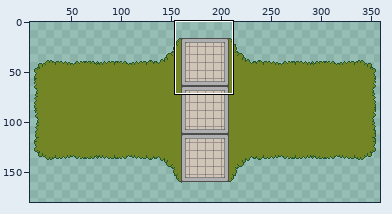
Sprite sheet -- assets/maps/Battlefield.png. Above, an overview of the earlier version with the close-up marked.
Close-up. Earlier state:
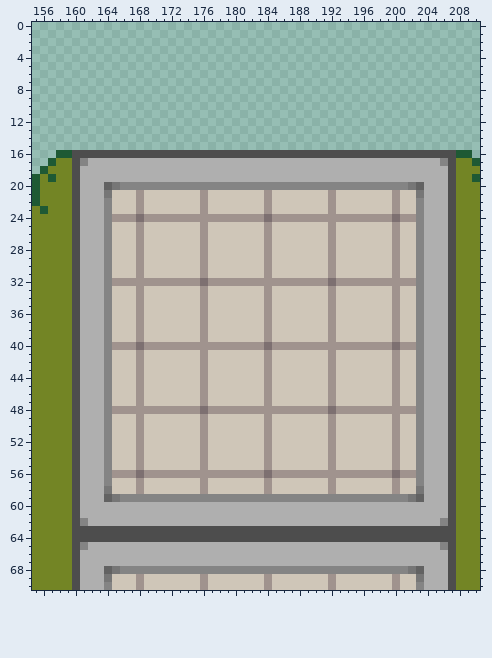
The file is 368x192 pixels. Shown: x 155..210, y 0..70. The wide view leaves out empty margins. The commit also changed other parts of the picture, which this record leaves out.
Now the later version:
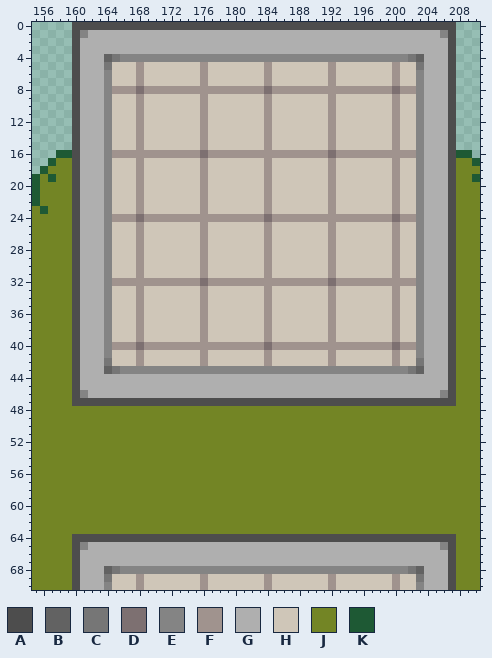
Palette (. is transparent): A #4d4d4d  B #626262  C #767676  D #7d7071  E #848484  F #a0938e  G #afafaf  H #cfc6b8  J #738525  K #1e5934
What changed:
Changed rows in their new state; - is an unchanged pixel.
first column x 160:
 0 AAAAAAAAAAAAAAAAAAAAAAAAAAAAAAAAAAAAAAAAAAAAAAAA
 1 AEGGGGGGGGGGGGGGGGGGGGGGGGGGGGGGGGGGGGGGGGGGGGEA
 2 AGGGGGGGGGGGGGGGGGGGGGGGGGGGGGGGGGGGGGGGGGGGGGGA
 3 AGGGGGGGGGGGGGGGGGGGGGGGGGGGGGGGGGGGGGGGGGGGGGGA
 4 AGGGBCEEEEEEEEEEEEEEEEEEEEEEEEEEEEEEEEEEEECBGGGA
 5 AGGGCHHHFHHHHHHHFHHHHHHHFHHHHHHHFHHHHHHHFHHCGGGA
 6 AGGGEHHHFHHHHHHHFHHHHHHHFHHHHHHHFHHHHHHHFHHEGGGA
 7 AGGGEHHHFHHHHHHHFHHHHHHHFHHHHHHHFHHHHHHHFHHEGGGA
 8 AGGGEFFFDFFFFFFFFFFFFFFFDFFFFFFFFFFFFFFFDFFEGGGA
 9 AGGGEHHHFHHHHHHHFHHHHHHHFHHHHHHHFHHHHHHHFHHEGGGA
10 AGGGEHHHFHHHHHHHFHHHHHHHFHHHHHHHFHHHHHHHFHHEGGGA
11 AGGGEHHHFHHHHHHHFHHHHHHHFHHHHHHHFHHHHHHHFHHEGGGA
12 AGGGEHHHFHHHHHHHFHHHHHHHFHHHHHHHFHHHHHHHFHHEGGGA
13 AGGGEHHHFHHHHHHHFHHHHHHHFHHHHHHHFHHHHHHHFHHEGGGA
14 AGGGEHHHFHHHHHHHFHHHHHHHFHHHHHHHFHHHHHHHFHHEGGGA
15 AGGGEHHHFHHHHHHHFHHHHHHHFHHHHHHHFHHHHHHHFHHEGGGA
16 -GGGEFFFFFFFFFFFDFFFFFFFFFFFFFFFDFFFFFFFFFFEGGG-
17 -G--EHHHFHHHHHHHFHHHHHHHFHHHHHHHFHHHHHHHFHHE--G-
18 ----EHHHFHHHHHHHFHHHHHHHFHHHHHHHFHHHHHHHFHHE----
19 ----EHHHFHHHHHHHFHHHHHHHFHHHHHHHFHHHHHHHFHHE----
20 ----EHHHFHHHHHHHFHHHHHHHFHHHHHHHFHHHHHHHFHHE----
21 ----E--------------------------------------E----
first column x 160:
42 ----C--------------------------------------C----
43 ----BCEEEEEEEEEEEEEEEEEEEEEEEEEEEEEEEEEEEECB----
44 ----GGGGGGGGGGGGGGGGGGGGGGGGGGGGGGGGGGGGGGGG----
45 ----GGGGGGGGGGGGGGGGGGGGGGGGGGGGGGGGGGGGGGGG----
46 -E--GGGGGGGGGGGGGGGGGGGGGGGGGGGGGGGGGGGGGGGG--E-
47 -AAAAAAAAAAAAAAAAAAAAAAAAAAAAAAAAAAAAAAAAAAAAAA-
48 JJJJJJJJJJJJJJJJJJJJJJJJJJJJJJJJJJJJJJJJJJJJJJJJ
49 JJJJJJJJJJJJJJJJJJJJJJJJJJJJJJJJJJJJJJJJJJJJJJJJ
50 JJJJJJJJJJJJJJJJJJJJJJJJJJJJJJJJJJJJJJJJJJJJJJJJ
51 JJJJJJJJJJJJJJJJJJJJJJJJJJJJJJJJJJJJJJJJJJJJJJJJ
52 JJJJJJJJJJJJJJJJJJJJJJJJJJJJJJJJJJJJJJJJJJJJJJJJ
53 JJJJJJJJJJJJJJJJJJJJJJJJJJJJJJJJJJJJJJJJJJJJJJJJ
54 JJJJJJJJJJJJJJJJJJJJJJJJJJJJJJJJJJJJJJJJJJJJJJJJ
55 JJJJJJJJJJJJJJJJJJJJJJJJJJJJJJJJJJJJJJJJJJJJJJJJ
56 JJJJJJJJJJJJJJJJJJJJJJJJJJJJJJJJJJJJJJJJJJJJJJJJ
57 JJJJJJJJJJJJJJJJJJJJJJJJJJJJJJJJJJJJJJJJJJJJJJJJ
58 JJJJJJJJJJJJJJJJJJJJJJJJJJJJJJJJJJJJJJJJJJJJJJJJ
59 JJJJJJJJJJJJJJJJJJJJJJJJJJJJJJJJJJJJJJJJJJJJJJJJ
60 JJJJJJJJJJJJJJJJJJJJJJJJJJJJJJJJJJJJJJJJJJJJJJJJ
61 JJJJJJJJJJJJJJJJJJJJJJJJJJJJJJJJJJJJJJJJJJJJJJJJ
62 JJJJJJJJJJJJJJJJJJJJJJJJJJJJJJJJJJJJJJJJJJJJJJJJ
63 JJJJJJJJJJJJJJJJJJJJJJJJJJJJJJJJJJJJJJJJJJJJJJJJ
